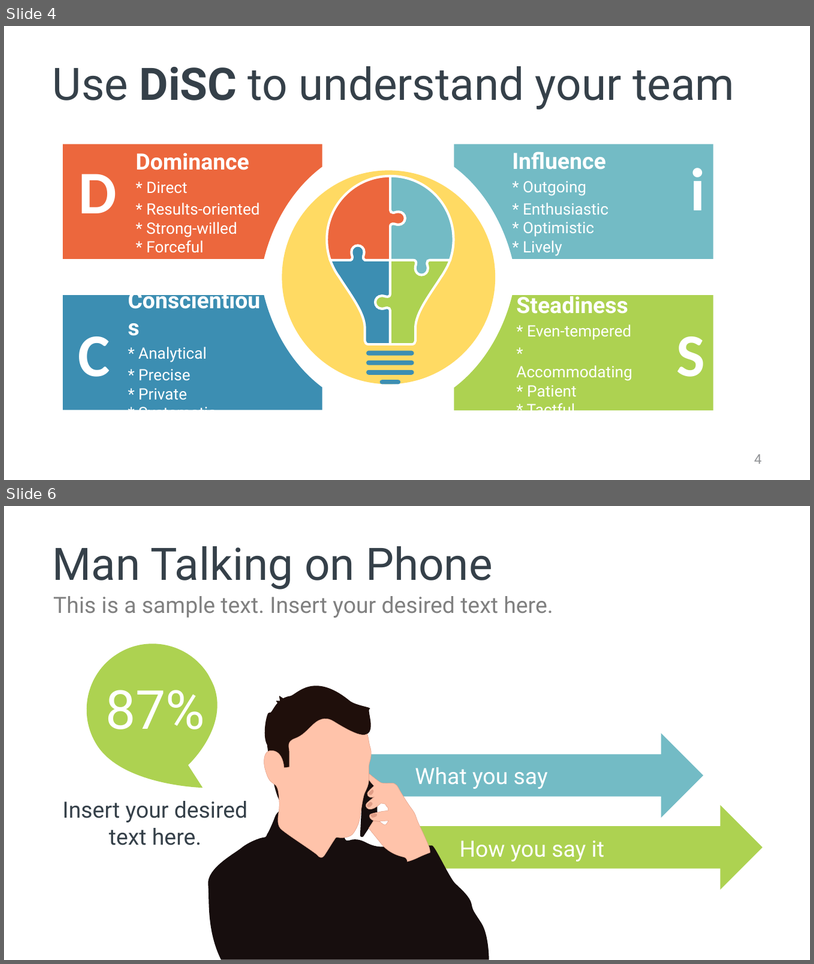
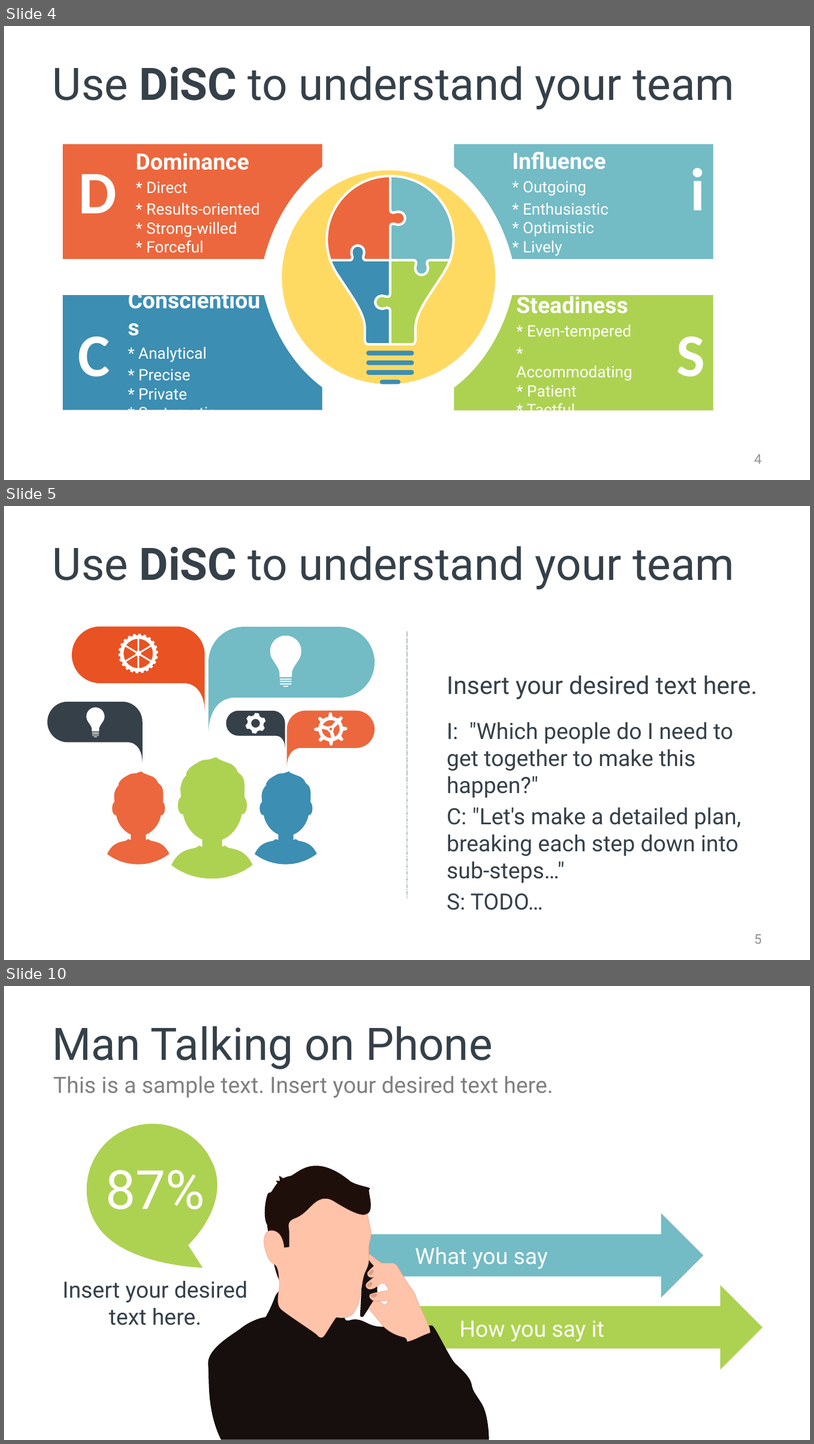
Before and after one commit to spetryjohnson/Talk---Hiring--Firing--and-Inspiring, a slide deck: Hiring-Firing-Inspiring.potx. Shown one above the other, each under a label of ours: slides 4 and 6 before the commit, slides 4, 5 and 10 after it; the slides between them are not shown. The pictures are 814x964 and 814x1444 pixels, drawn with LibreOffice and Linux fonts; fonts in the diff are those of the drawing. Boxes give left, top, right and bottom in pixels: in the first picture for what was removed or moved away, otherwise in the second. Text is boxed around its words. In the diff, an @@ line names an element or a change of style, - is before the commit and + after.

```diff
--- a/Hiring-Firing-Inspiring.potx
+++ b/Hiring-Firing-Inspiring.potx
@@ slide 5 added at bbox=[4, 506, 810, 960], background #FFFFFF @@
@@ title added at bbox=[53, 546, 735, 589], 40 pt, text #354049 @@
+Use DiSC to understand your team
@@ freeform shape added at bbox=[72, 626, 205, 710], fill #E95222 @@
@@ freeform shape added at bbox=[209, 627, 375, 732], fill #73BBC5 @@
@@ line added from (407, 631) to (407, 898), #90A1AE 0.75 pt dashed @@
@@ freeform shape added at bbox=[119, 633, 158, 673], fill #FFFFFF @@
@@ text added at bbox=[447, 675, 758, 699], 22 pt, text #354049 @@
+Insert your desired text here.
@@ freeform shape added at bbox=[48, 701, 143, 762], fill #354049 @@
@@ group added at bbox=[270, 636, 302, 687]: 5 freeform shapes @@
@@ freeform shape added at bbox=[227, 711, 285, 748], fill #354049 @@
@@ freeform shape added at bbox=[246, 712, 266, 733], fill #FFFFFF @@
@@ freeform shape added at bbox=[287, 711, 375, 766], fill #EC673D @@
@@ freeform shape added at bbox=[314, 712, 348, 745], fill #FFFFFF @@
@@ group added at bbox=[86, 708, 104, 738]: 5 freeform shapes @@
@@ text added at bbox=[447, 722, 741, 883], 20 pt, text #354049 @@
+I: "Which people do I need to get together to make this happen?"
+C: "Let's make a detailed plan, breaking each step down into sub-steps…"
+S: TODO…
@@ freeform shape added at bbox=[172, 757, 253, 879], fill #ADD251 @@
@@ freeform shape added at bbox=[107, 771, 170, 864], fill #EC673D @@
@@ freeform shape added at bbox=[255, 771, 317, 864], fill #3C8EB2 @@
@@ page number added at bbox=[755, 934, 762, 943], 12 pt, text #909395 @@
+5
@@ what was slide 6 is now slide 10 @@
```
Also in this commit, not shown: 2 slides changed, 3 other slides added.
